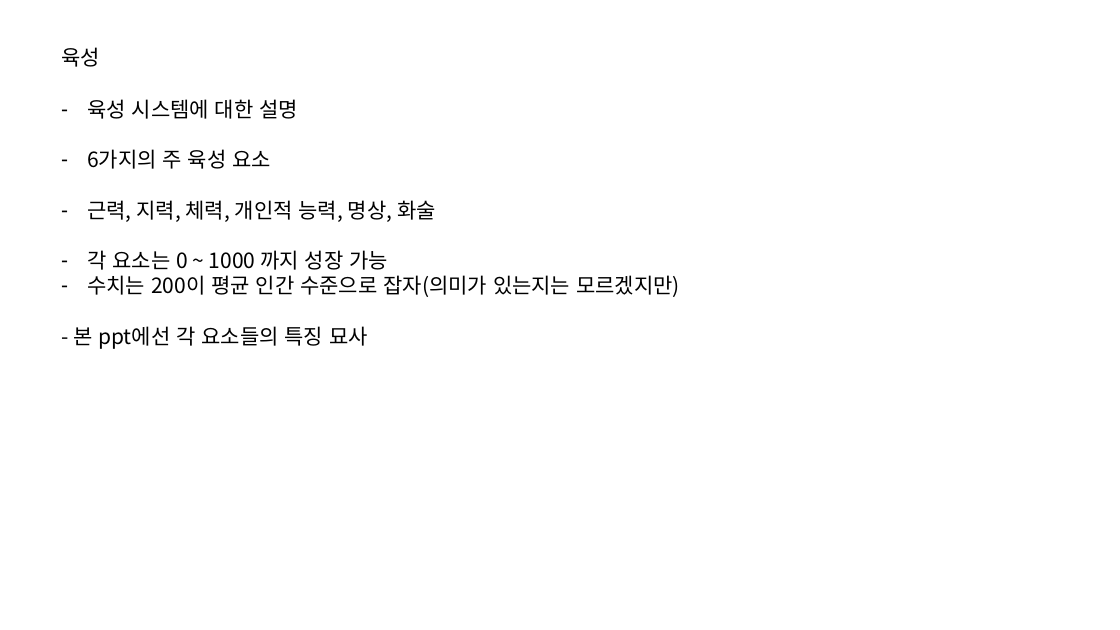
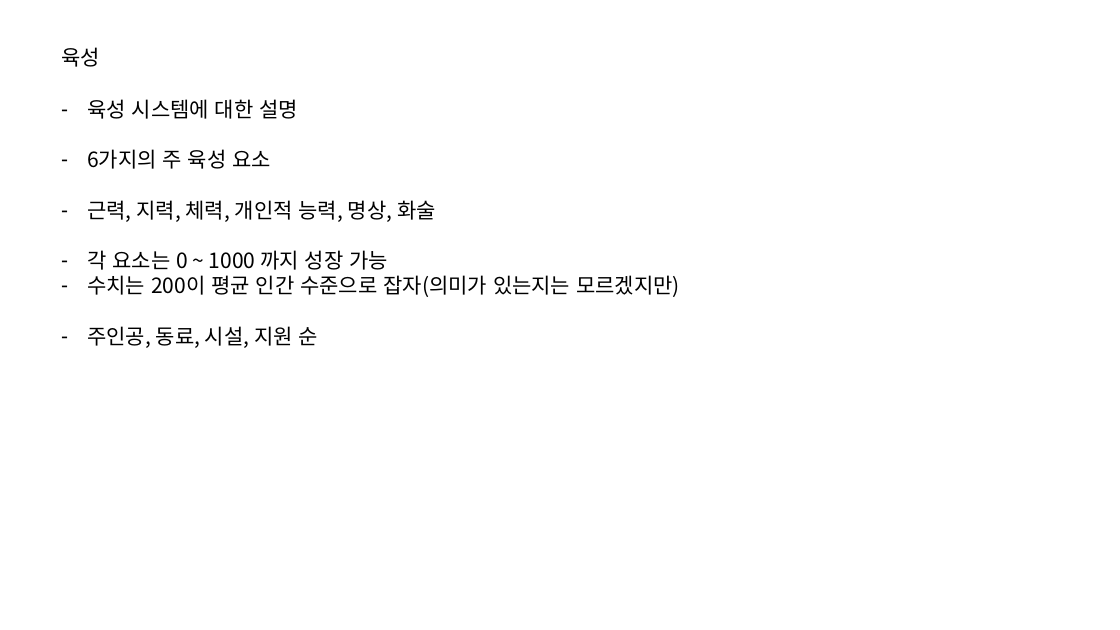
Before and after one commit to IdfKLeh/capstone, a slide deck: slide 1 of 육성.pptx. Drawn at 1120x630 pixels with LibreOffice and Linux fonts; fonts in the diff are those of the drawing. Boxes give left, top, right and bottom in pixels: in the first picture for what was removed or moved away, otherwise in the second. Text is boxed around its words. In the diff, an @@ line names an element or a change of style, - is before the commit and + after.

```diff
--- a/육성.pptx
+++ b/육성.pptx
@@ text at (x1=87, y1=326, x2=318, y2=348): text changed @@
-- 본 ppt에선 각 요소들의 특징 묘사
+– 주인공, 동료, 시설, 지원 순
```
Also in this commit, not shown: 4 other slides changed, 3 slides added, 3 other files.
